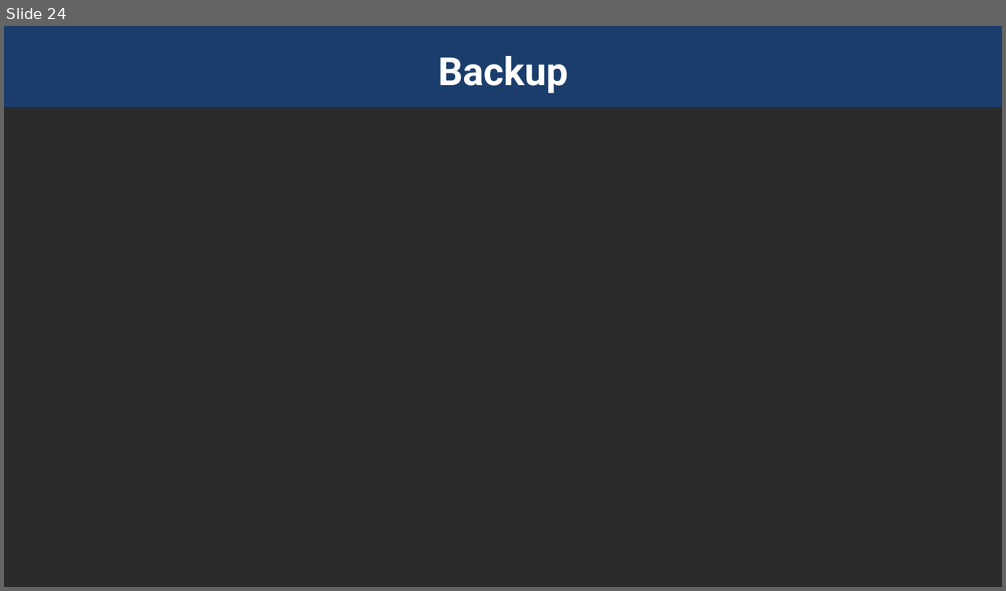
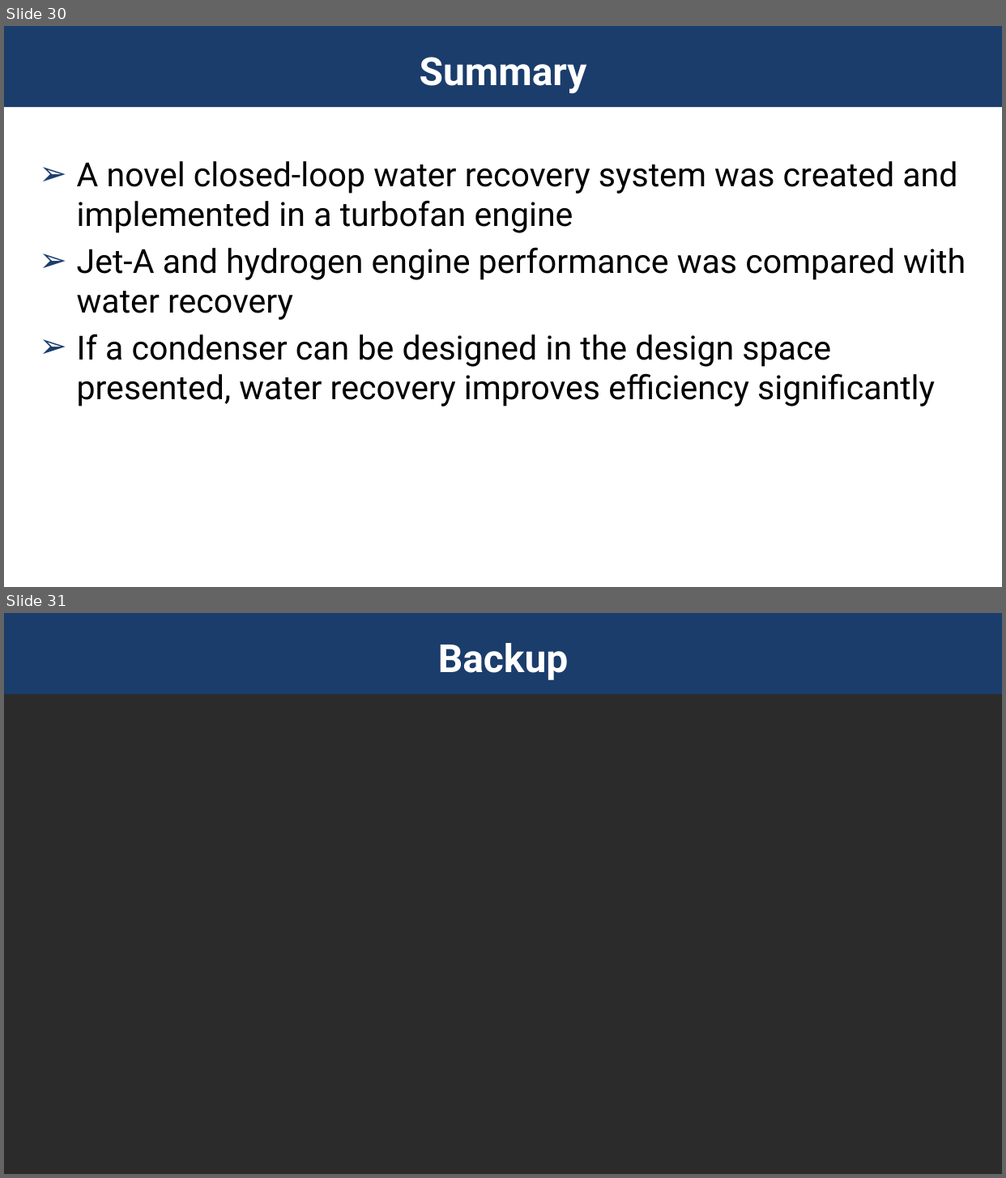
Before and after one commit to patma20/aviation2023-emissionProp, a slide deck: conference-slides/presentation.pptx. Shown one above the other, each under a label of ours: slide 24 before the commit, slides 30 and 31 after it. The pictures are 1006x591 and 1006x1178 pixels, drawn with LibreOffice and Linux fonts; fonts in the diff are those of the drawing; background and template pictures are left out; a plain dark background stands for a picture behind light text. Boxes give left, top, right and bottom in pixels: in the first picture for what was removed or moved away, otherwise in the second. Text is boxed around its words. In the diff, an @@ line names an element or a change of style, - is before the commit and + after.

```diff
--- a/conference-slides/presentation.pptx
+++ b/conference-slides/presentation.pptx
@@ slide 30 added at [4, 26, 1002, 587], background picture (left out); not listed: 1 template element that a slide beside it also shows @@
@@ title added at [420, 57, 587, 94], 28 pt, text #FFFFFF, bold @@
+Summary
@@ text added at [77, 161, 965, 407], 24 pt, text #000000 @@
+➢ A novel closed-loop water recovery system was created and implemented in a turbofan engine
+➢ Jet-A and hydrogen engine performance was compared with water recovery
+➢ If a condenser can be designed in the design space presented, water recovery improves efficiency significantly
@@ what was slide 24 is now slide 31 @@
```
Also in this commit, not shown: 10 slides changed, 10 other slides added, 4 slides removed, 3 other files.
